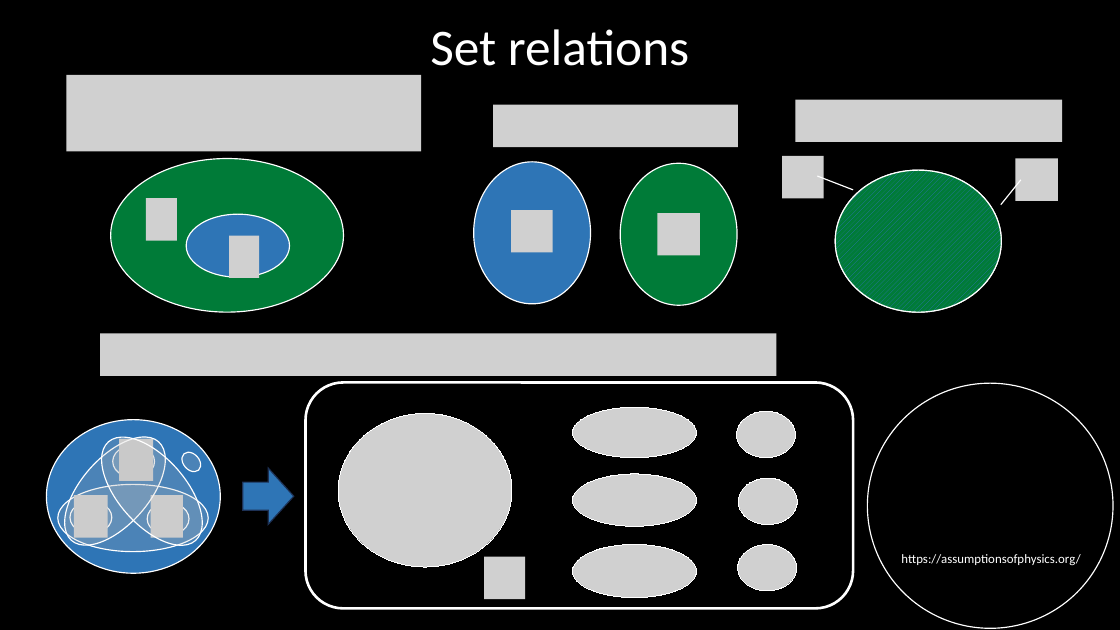
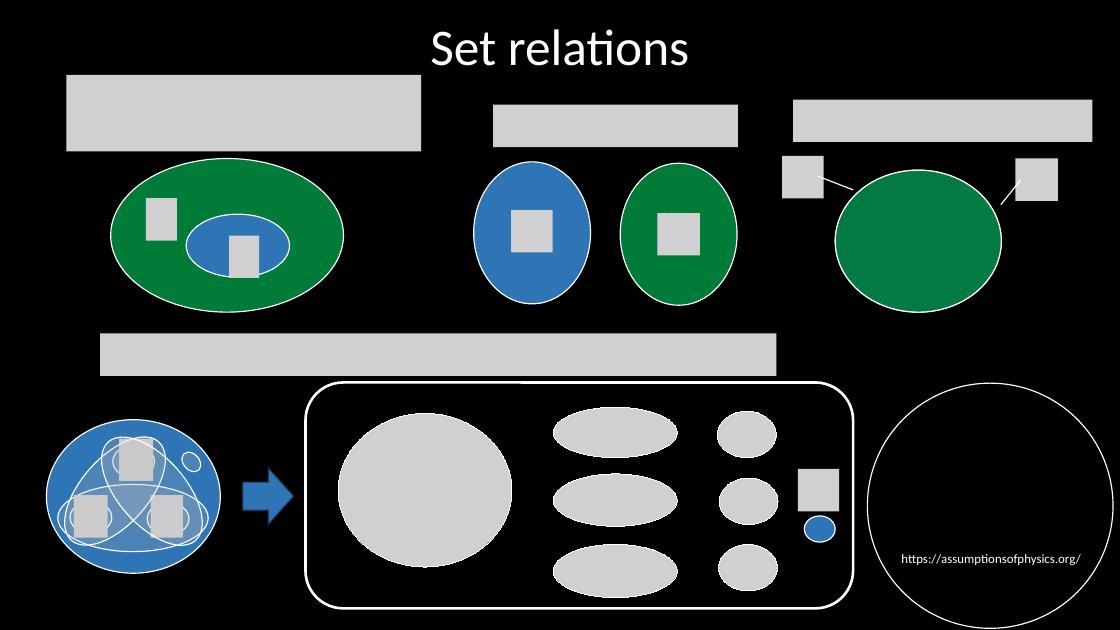
Before and after one commit to assumptionsofphysics/slides, a slide deck: slide 5 of Set Theory 112623.pptx. Drawn at 1120x630 pixels with LibreOffice and Linux fonts; fonts in the diff are those of the drawing; grey boxes stand for pictures; background and template pictures are left out. Boxes give left, top, right and bottom in pixels: in the first picture for what was removed or moved away, otherwise in the second. Text is boxed around its words. In the diff, an @@ line names an element or a change of style, - is before the commit and + after.

```diff
--- a/Set Theory 112623.pptx
+++ b/Set Theory 112623.pptx
@@ picture: place and size @@
-picture at [796, 100, 1063, 142]
+picture at [793, 100, 1092, 142]
@@ 6 pictures: place and size @@
-6 pictures at [572, 408, 797, 597]
+6 pictures at [554, 408, 778, 597]
@@ picture added at [798, 469, 839, 511] @@
@@ ellipse added at [805, 516, 836, 542], fill #2E75B6, outline #FFFFFF 1 pt @@
@@ picture removed at [484, 557, 525, 599] @@
```
Also in this commit, not shown: 1 other slide changed, 3 slides added, 1 slide removed.
